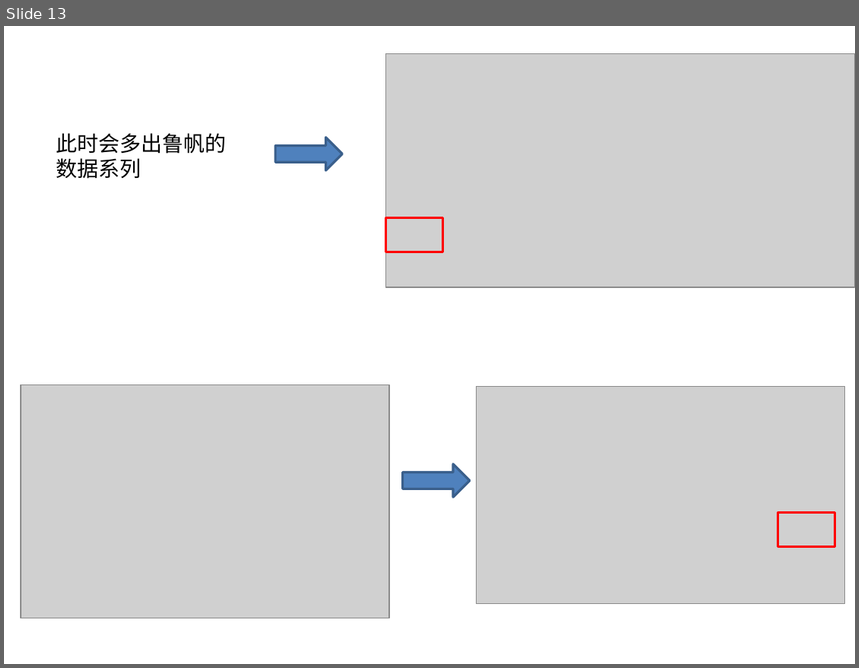
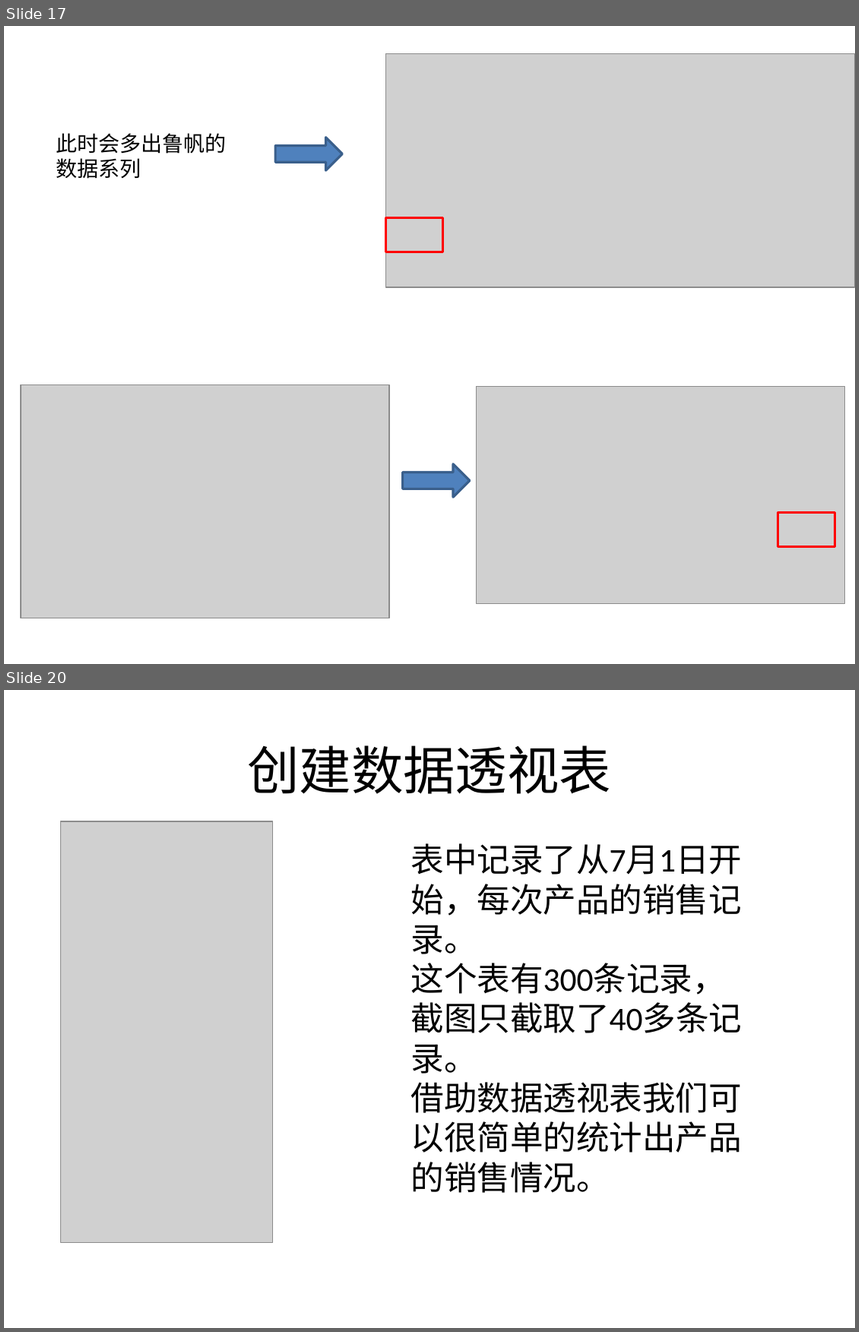
Before and after one commit to sans123wx/class, a slide deck: 第4章excel/图表/图表.pptx. Shown one above the other, each under a label of ours: slide 13 before the commit, slides 17 and 20 after it; the slides between them are not shown. The pictures are 859x668 and 859x1332 pixels, drawn with LibreOffice and Linux fonts; fonts in the diff are those of the drawing; grey boxes stand for pictures. Boxes give left, top, right and bottom in pixels: in the first picture for what was removed or moved away, otherwise in the second. Text is boxed around its words. In the diff, an @@ line names an element or a change of style, - is before the commit and + after.

```diff
--- a/第4章excel/图表/图表.pptx
+++ b/第4章excel/图表/图表.pptx
@@ slide 20 added at (4,690,855,1328), background #FFFFFF @@
@@ title added at (247,745,611,794), 44 pt, text #000000 @@
+创建数据透视表
@@ picture added at (61,822,273,1243) @@
@@ text added at (411,844,743,1193), 28 pt, text #000000 @@
+表中记录了从7月1日开始，每次产品的销售记录。
+这个表有300条记录，截图只截取了40多条记录。
+借助数据透视表我们可以很简单的统计出产品的销售情况。
@@ what was slide 13 is now slide 17 @@
```
Also in this commit, not shown: 8 other slides added, 16 other files.
